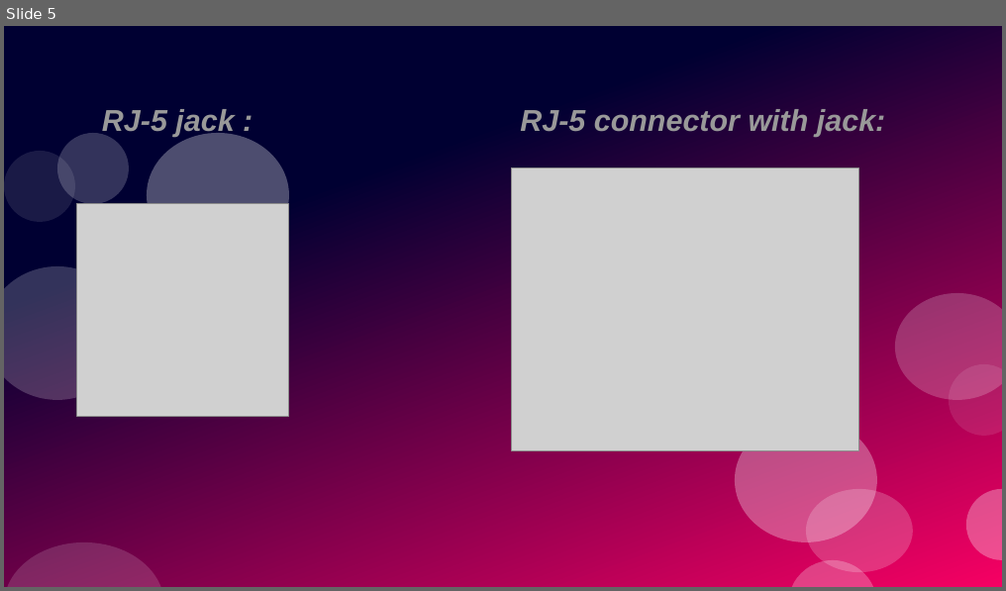
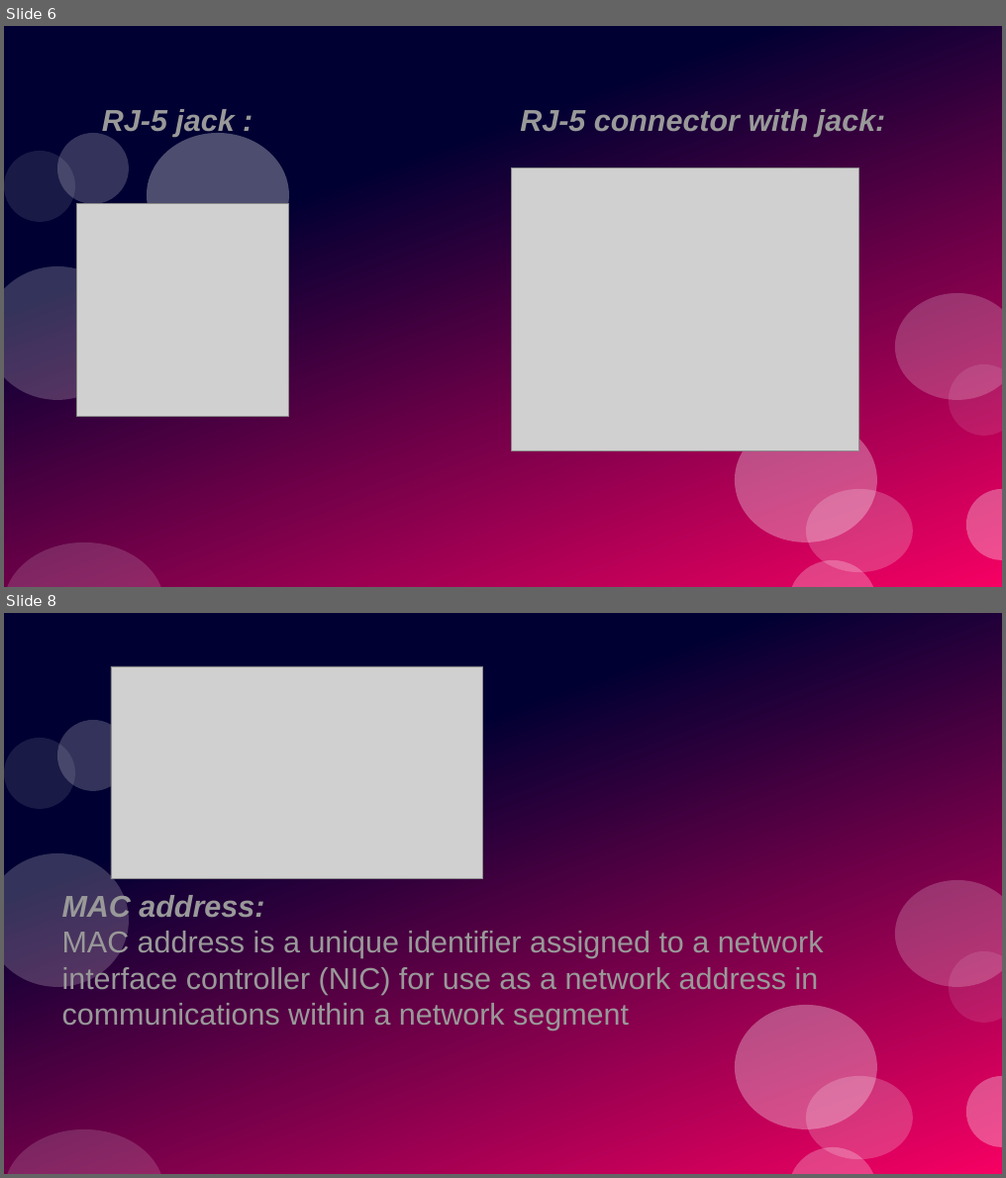
Before and after one commit to rudnesh/school, a slide deck: computer.odp. Shown one above the other, each under a label of ours: slide 5 before the commit, slides 6 and 8 after it; the slides between them are not shown. The pictures are 1006x591 and 1006x1178 pixels, drawn with LibreOffice and Linux fonts; fonts in the diff are those of the drawing; grey boxes stand for pictures. Boxes give left, top, right and bottom in pixels: in the first picture for what was removed or moved away, otherwise in the second. Text is boxed around its words. In the diff, an @@ line names an element or a change of style, - is before the commit and + after.

```diff
--- a/computer.odp
+++ b/computer.odp
@@ slide 8 added at <box>4,613,1002,1174</box>, background #FFFFFF; not listed: 11 template elements that a slide beside it also shows @@
@@ picture added at <box>111,666,483,879</box> @@
@@ text added at <box>62,893,824,1031</box>, 24 pt, text #999999 @@
+MAC address:
+MAC address is a unique identifier assigned to a network interface controller (NIC) for use as a network address in communications within a network segment
@@ what was slide 5 is now slide 6 @@
```
Also in this commit, not shown: 4 slides changed, 17 other slides added, 1 slide removed.
